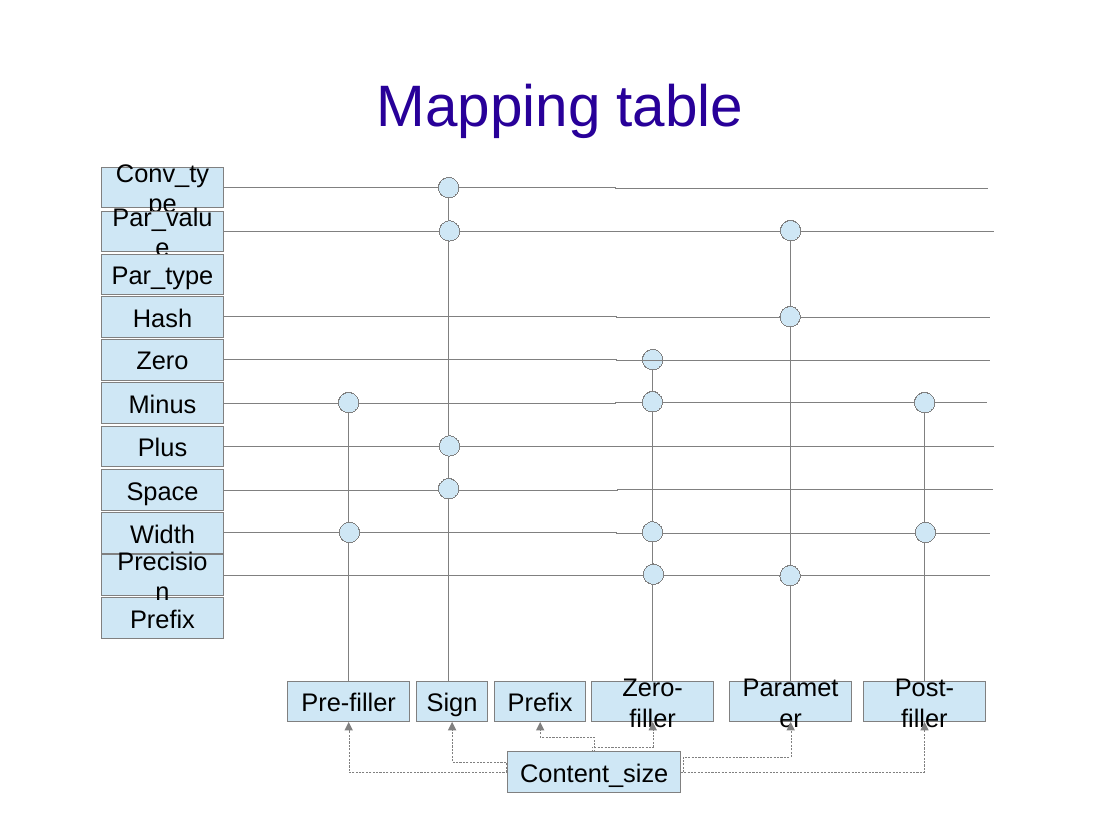
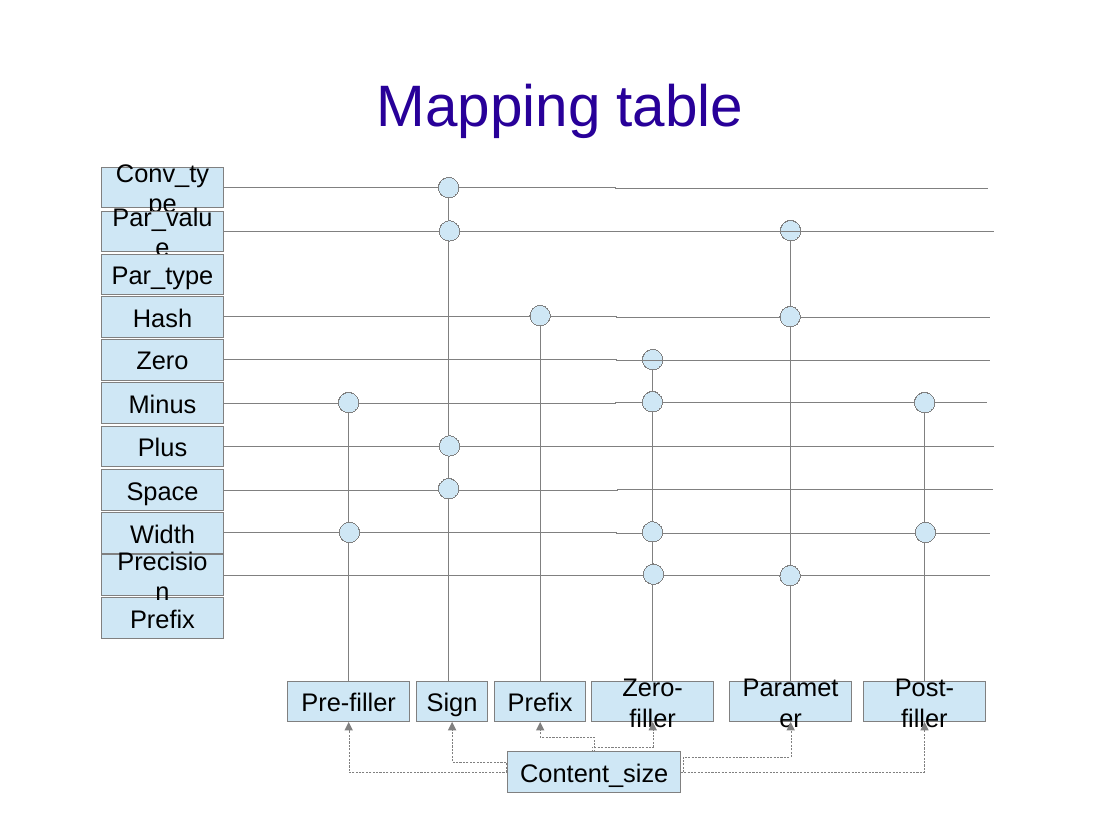
Before and after one commit to jussihyva/libft_printf, a slide deck: slide 2 of doc/Solution.odp. Drawn at 1120x840 pixels with LibreOffice and Linux fonts; fonts in the diff are those of the drawing; background and template pictures are left out. Boxes give left, top, right and bottom in pixels: in the first picture for what was removed or moved away, otherwise in the second. Text is boxed around its words. In the diff, an @@ line names an element or a change of style, - is before the commit and + after.

```diff
--- a/doc/Solution.odp
+++ b/doc/Solution.odp
@@ ellipse added at [531,306,551,326], fill #CFE7F5, outline #808080 0 pt @@
@@ elbow line added from (541, 682) to (541, 326), #808080 0 pt @@
```
Also in this commit, not shown: 5 other files.
